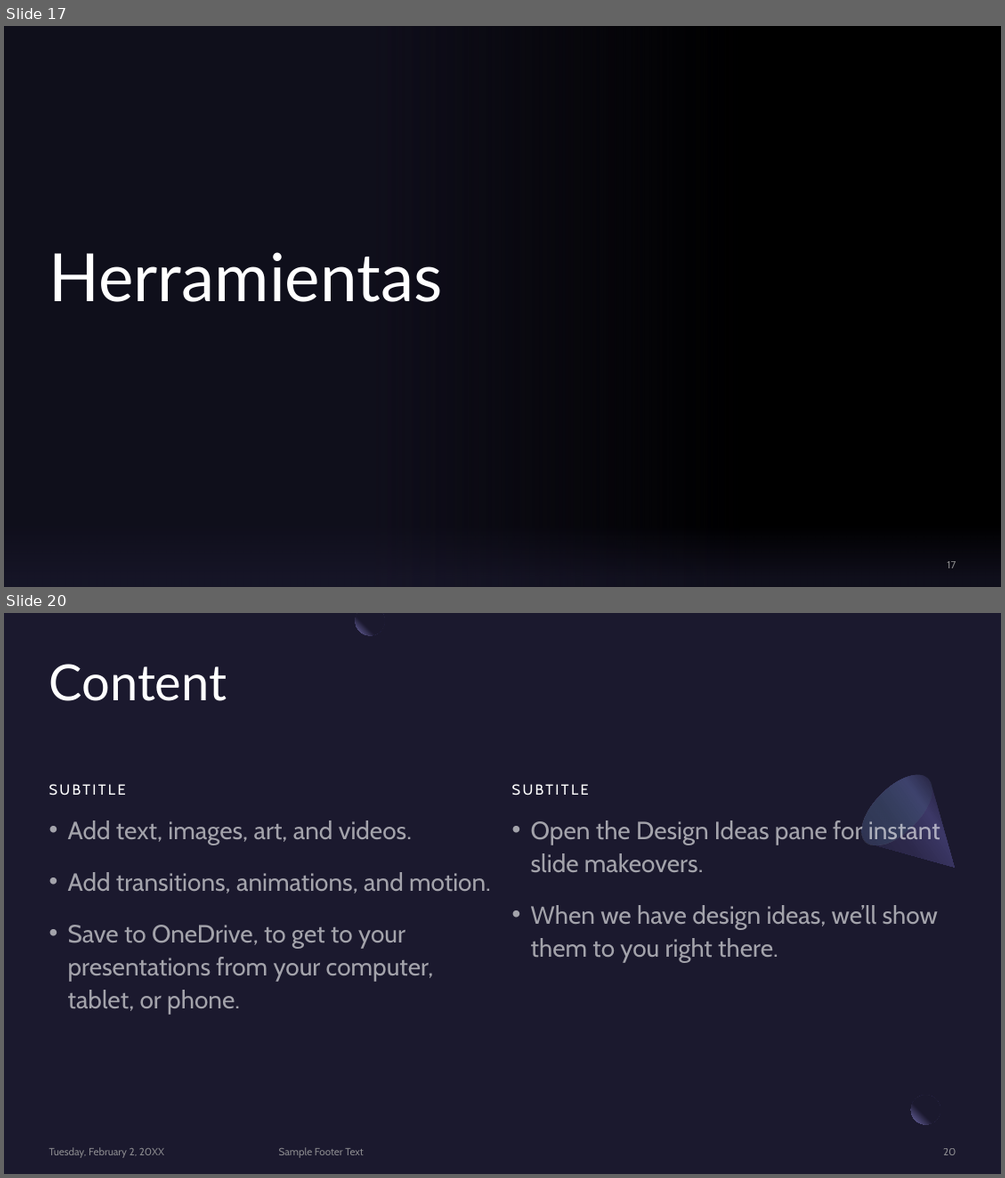
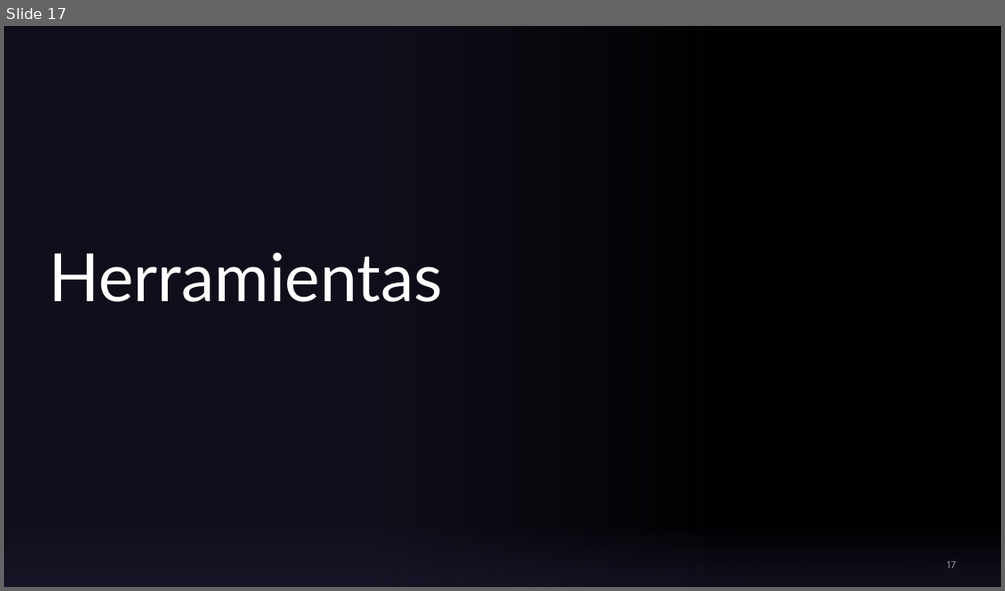
Before and after one commit to Jiaz02/MyGymBro, a slide deck: My Gym Bro def.pptx. Shown one above the other, each under a label of ours: slides 17 and 20 before the commit, slide 17 after it; the slides between them are not shown. The pictures are 1005x1178 and 1005x591 pixels, drawn with LibreOffice and Linux fonts; fonts in the diff are those of the drawing; background and template pictures are left out. Boxes give left, top, right and bottom in pixels: in the first picture for what was removed or moved away, otherwise in the second. Text is boxed around its words. In the diff, an @@ line names an element or a change of style, - is before the commit and + after.

```diff
--- a/My Gym Bro def.pptx
+++ b/My Gym Bro def.pptx
@@ slide 20 removed at [4, 613, 1001, 1174], background #1B192E @@
@@ freeform shape removed at [356, 613, 385, 635] @@
@@ title removed at [49, 664, 227, 701] @@
-Content
@@ freeform shape removed at [850, 763, 986, 899] @@
@@ ellipse removed at [850, 763, 944, 857] @@
@@ text removed at [49, 784, 126, 795] @@
-SUBTITLE
@@ text removed at [512, 784, 589, 795] @@
-SUBTITLE
@@ text removed at [68, 820, 491, 1013] @@
-• Add text, images, art, and videos.
-• Add transitions, animations, and motion.
-• Save to OneDrive, to get to your presentations from your computer, tablet, or phone.
@@ text removed at [531, 820, 940, 962] @@
-• Open the Design Ideas pane for instant slide makeovers.
-• When we have design ideas, we’ll show them to you right there.
@@ rectangle removed at [940, 1089, 971, 1119] @@
@@ ellipse removed at [911, 1095, 940, 1125] @@
@@ text removed at [49, 1147, 164, 1158] @@
-Tuesday, February 2, 20XX
@@ text removed at [279, 1147, 364, 1158] @@
-Sample Footer Text
@@ page number removed at [943, 1148, 955, 1155] @@
-20
```
Also in this commit, not shown: 10 slides added, 5 other slides removed.
